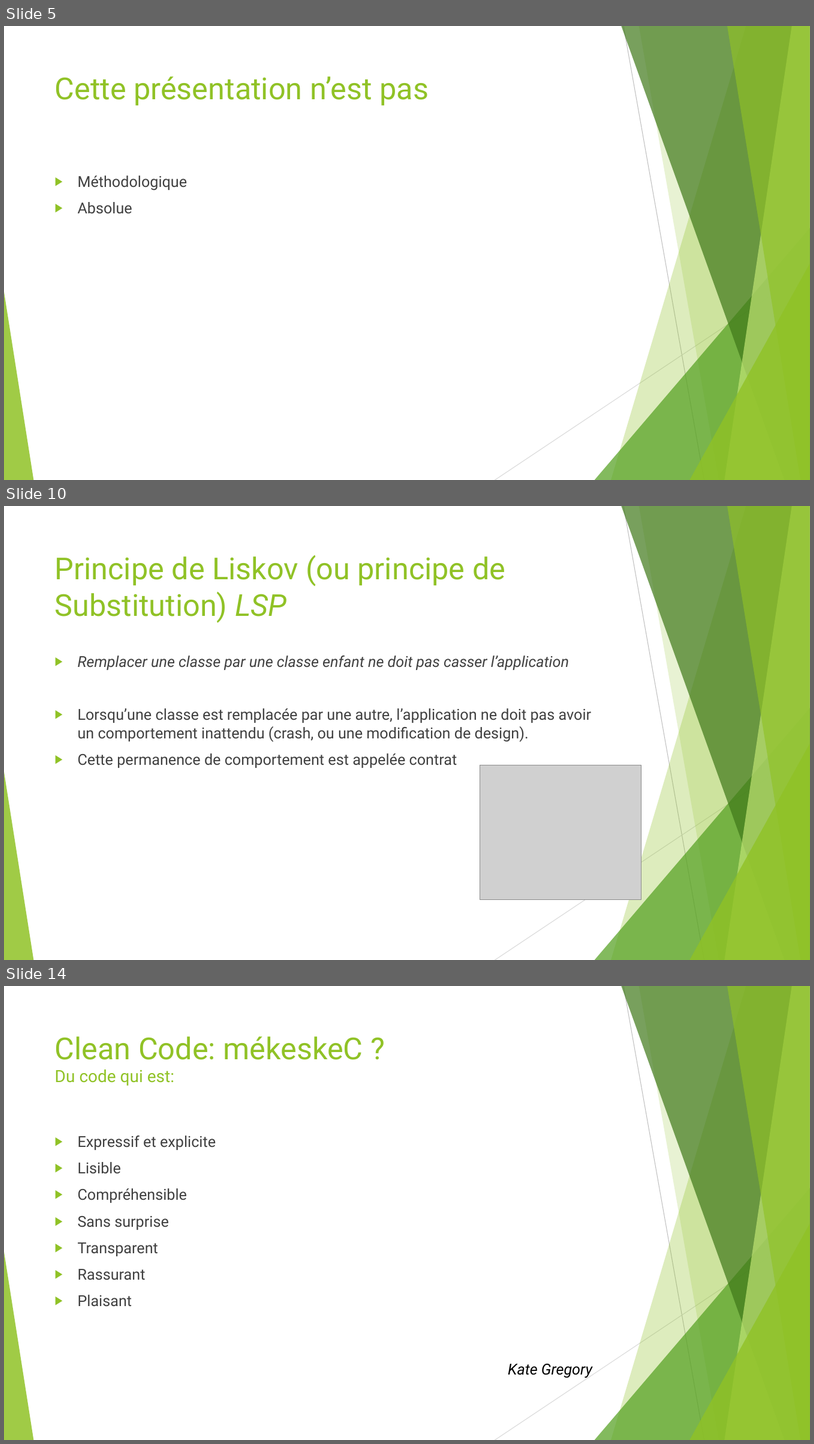
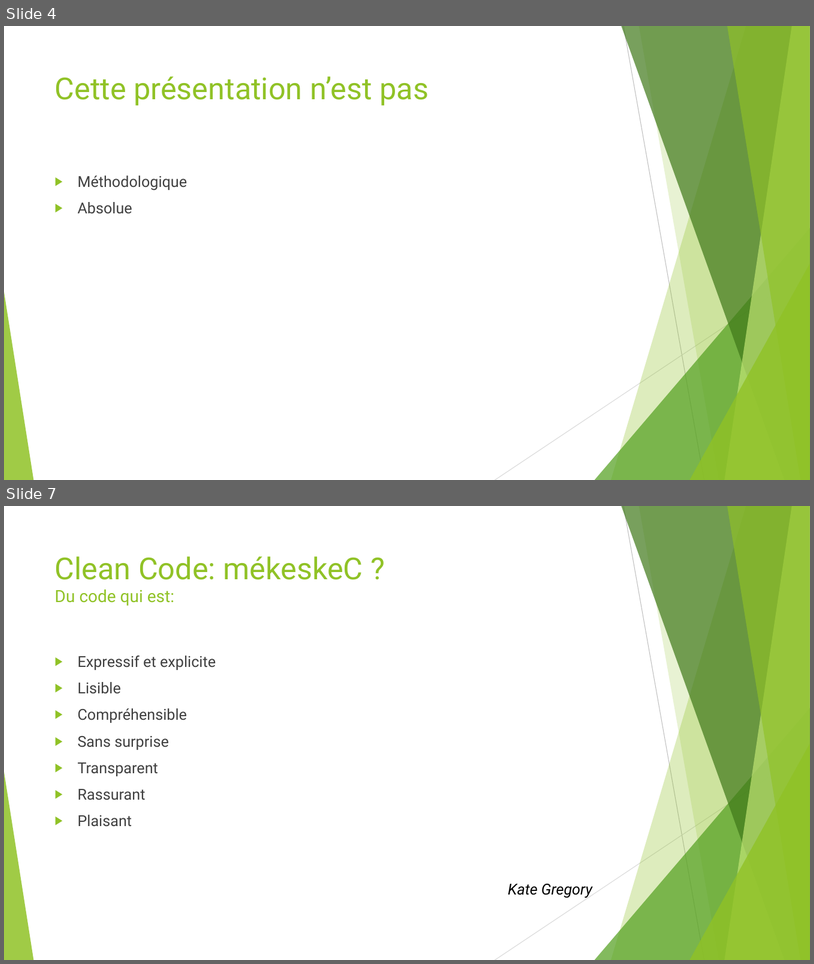
Before and after one commit to worming004/SimpleIsNotEasy, a slide deck: PPT/Easy != Simple.pptx. Shown one above the other, each under a label of ours: slides 5, 10 and 14 before the commit, slides 4 and 7 after it; the slides between them are not shown. The pictures are 814x1444 and 814x964 pixels, drawn with LibreOffice and Linux fonts; fonts in the diff are those of the drawing; grey boxes stand for pictures. Boxes give left, top, right and bottom in pixels: in the first picture for what was removed or moved away, otherwise in the second. Text is boxed around its words. In the diff, an @@ line names an element or a change of style, - is before the commit and + after.

```diff
--- a/PPT/Easy != Simple.pptx
+++ b/PPT/Easy != Simple.pptx
@@ slide 10 removed at (4,506,810,960), background #FFFFFF; not listed: 10 template elements that a slide beside it also shows @@
@@ title removed at (55,555,506,622) @@
-Principe de Liskov (ou principe de Substitution) LSP
@@ text removed at (78,655,592,768) @@
-▶ Remplacer une classe par une classe enfant ne doit pas casser l’application
-▶ Lorsqu’une classe est remplacée par une autre, l’application ne doit pas avoir un comportement inattendu (crash, ou une modification de design).
-▶ Cette permanence de comportement est appelée contrat
@@ picture removed at (480,765,642,899) @@
@@ what was slide 5 is now slide 4 @@
@@ what was slide 14 is now slide 7 @@
```
Also in this commit, not shown: 5 slides changed, 1 slide added, 7 other slides removed, 22 other files.
